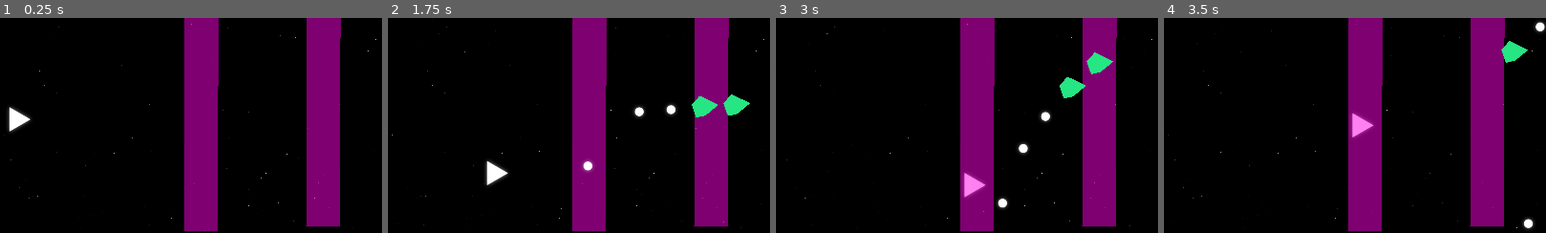
Above: before the commit, frames 1-4 (left to right).
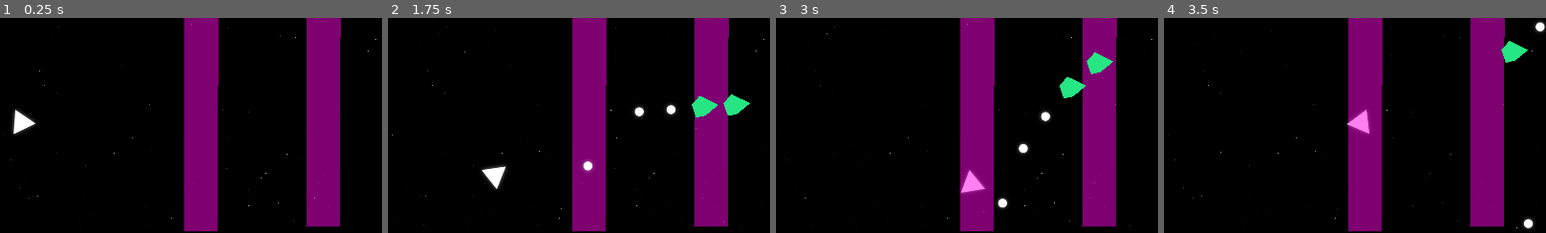
Above: after the commit, the same moments.

Repository: SAM2WOW/ProjectDanmaku
Game: Godot game, scene res://scenes/Main.tscn
The game is run twice, just before and just after one commit, with the same random seed, the same clock (stepped at 60 frames per second) and the same inputs. The engine's default icon, where the game draws it, is replaced by a stand-in: a white triangle on a blue panel in a dark square.
Inputs (mouse positions are % of the whole screen's width and height, from its top left):
- Up to frame 1 (0.25 s): no input
- Up to frame 2 (1.75 s): tap Enter at 0.5 s; move the mouse to (72, 45) at 0.52 s; press the mouse at (72, 45) at 0.53 s; hold D (move_right) 0.53-1.28 s; move the mouse to (30, 55) at 1.27 s; release the mouse at (30, 55) at 1.28 s; hold S (move_down) from 1.28 s (still down); click (30, 55) at 1.35 s
- Up to frame 3 (3 s): move the mouse to (60, 28) at 2.02 s; release S (move_down) at 2.03 s; press the mouse at (60, 28) at 2.03 s; hold D (move_right) 2.03-2.78 s; move the mouse to (45, 70) at 2.77 s; release the mouse at (45, 70) at 2.78 s; hold W (move_up) from 2.78 s (still down); click (45, 70) at 2.85 s
- Up to frame 4 (3.5 s): keep holding W (move_up)
The pictures show only the part of the screen within x 11-61%, y 26-76%; the shares and areas given below are measured in that part.

The runs differ from the first frame. In frame 1, 0.4% of the frame differs, in the area x 2-10%, y 41-55%; in frame 2, 0.3%; in frame 3, 0.2%; in frame 4, 0.3%.

Commit message:
Player Style Rotation

Diff:
--- a/objects/characters/Player.gd
+++ b/objects/characters/Player.gd
@@ -11,11 +11,16 @@
 func _ready():
 	Global.player = self
 
+
 func _process(delta):
 	if Input.is_action_pressed("mouse_action"):
 		if ($FireTimer.is_stopped()):
 			fire_bullet();
 			$FireTimer.start();
+
+	# rotate the sprite toward player in minimalistic style
+	if style == 0:
+		$Style0/Icon.look_at(get_global_mouse_position())
 
 
 func _input(event):
